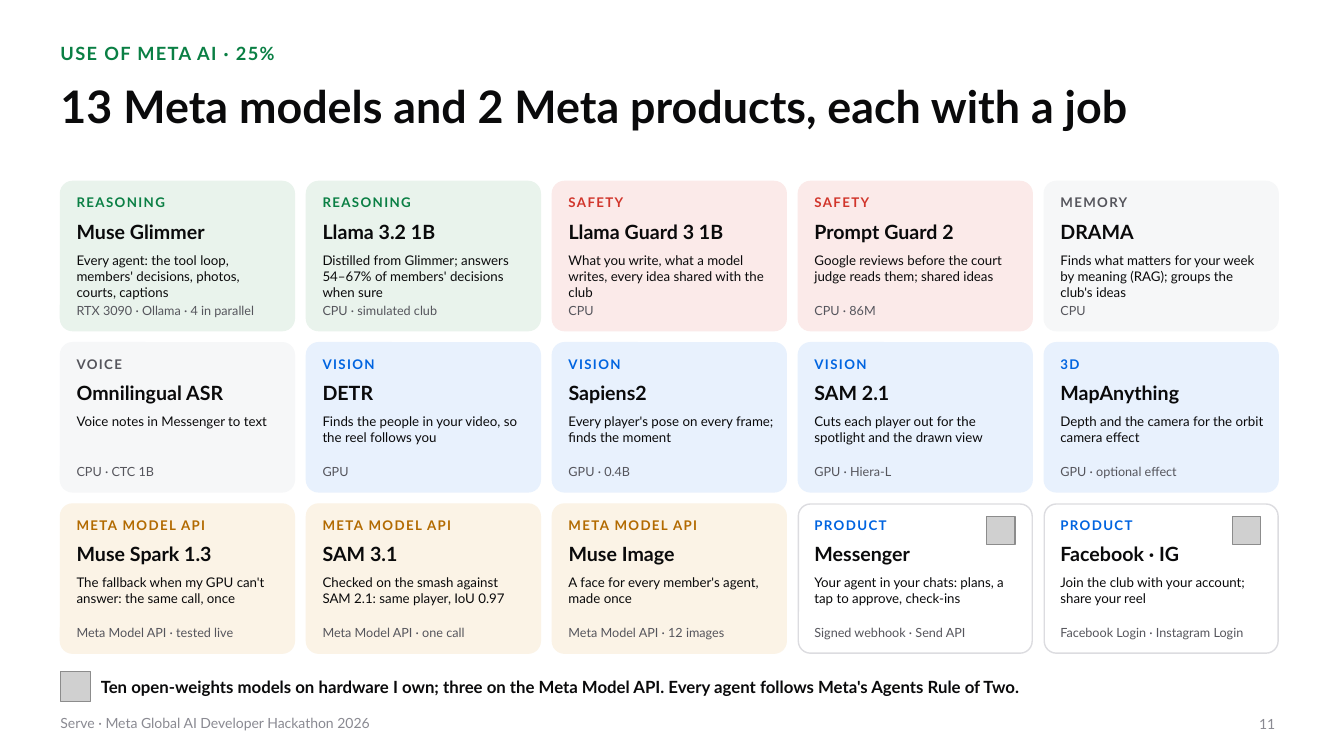
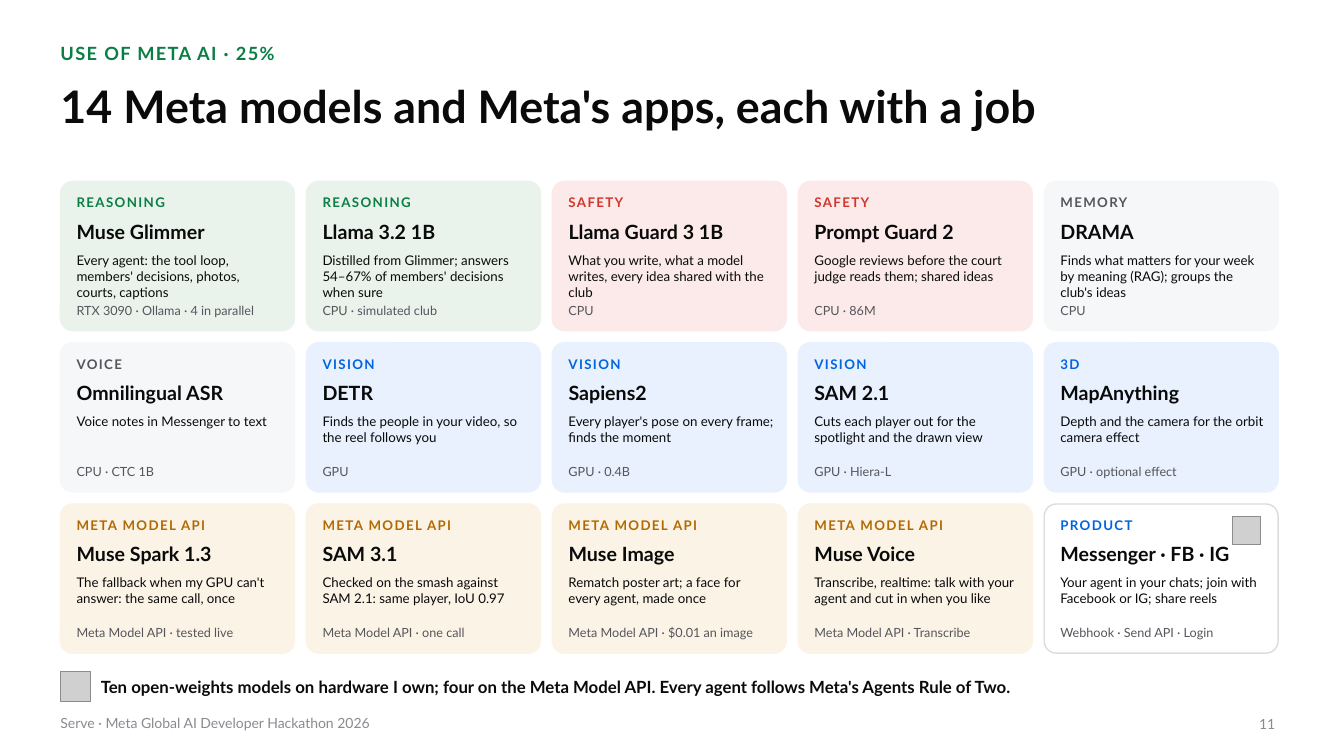
Before and after one commit to gino6178/serve-meta-hackathon, a slide deck: slide 11 of video/deck/Serve_Meta_deck.pptx. Drawn at 1344x756 pixels with LibreOffice and Linux fonts; fonts in the diff are those of the drawing; grey boxes stand for pictures. Boxes give left, top, right and bottom in pixels: in the first picture for what was removed or moved away, otherwise in the second. Text is boxed around its words. In the diff, an @@ line names an element or a change of style, - is before the commit and + after.

```diff
--- a/video/deck/Serve_Meta_deck.pptx
+++ b/video/deck/Serve_Meta_deck.pptx
@@ title at box(60, 89, 1036, 131): text changed @@
-13 Meta models and 2 Meta products, each with a job
+14 Meta models and Meta's apps, each with a job
@@ rounded rectangle at box(799, 504, 1032, 653): fill #FFFFFF to #FBF3E6; outline #DCDCE0 1 pt to #FBF3E6 1 pt @@
@@ text at box(815, 517, 986, 542): text changed; text colour #0064E0 to #B26A00 @@
-PRODUCT
+META MODEL API
@@ picture removed at box(987, 516, 1015, 544) @@
@@ text added at box(814, 546, 915, 561), 14 pt, text #0A0A0B, bold @@
+Muse Voice
@@ text added at box(1060, 546, 1229, 565), 14 pt, text #0A0A0B, bold @@
+Messenger · FB · IG
@@ text at box(568, 577, 741, 606): text changed @@
-A face for every member's agent, made once
+Rematch poster art; a face for every agent, made once
@@ text at box(814, 577, 1014, 606): text changed; size 14 to 9.5 pt; bold off @@
-Messenger
+Transcribe, realtime: talk with your agent and cut in when you like
@@ text at box(1060, 577, 1257, 605): text changed; size 14 to 9.5 pt; bold off @@
-Facebook · IG
+Your agent in your chats; join with Facebook or IG; share reels
@@ text removed at box(1060, 577, 1245, 606) @@
-Join the club with your account; share your reel
@@ text at box(568, 627, 753, 640): text changed @@
-Meta Model API · 12 images
+Meta Model API · $0.01 an image
@@ text at box(814, 627, 971, 637): text changed; size 9.5 to 9 pt; text colour #0A0A0B to #55555C @@
-Your agent in your chats: plans, a tap to approve, check-ins
+Meta Model API · Transcribe
@@ text at box(1060, 627, 1214, 640): text changed @@
-Signed webhook · Send API
+Webhook · Send API · Login
@@ text removed at box(1060, 627, 1244, 640) @@
-Facebook Login · Instagram Login
@@ text at box(101, 680, 1011, 696): text changed @@
-Ten open-weights models on hardware I own; three on the Meta Model API. Every agent follows Meta's Agents Rule of Two.
+Ten open-weights models on hardware I own; four on the Meta Model API. Every agent follows Meta's Agents Rule of Two.
```
Also in this commit, not shown: 6 other slides changed, 2 other files.
